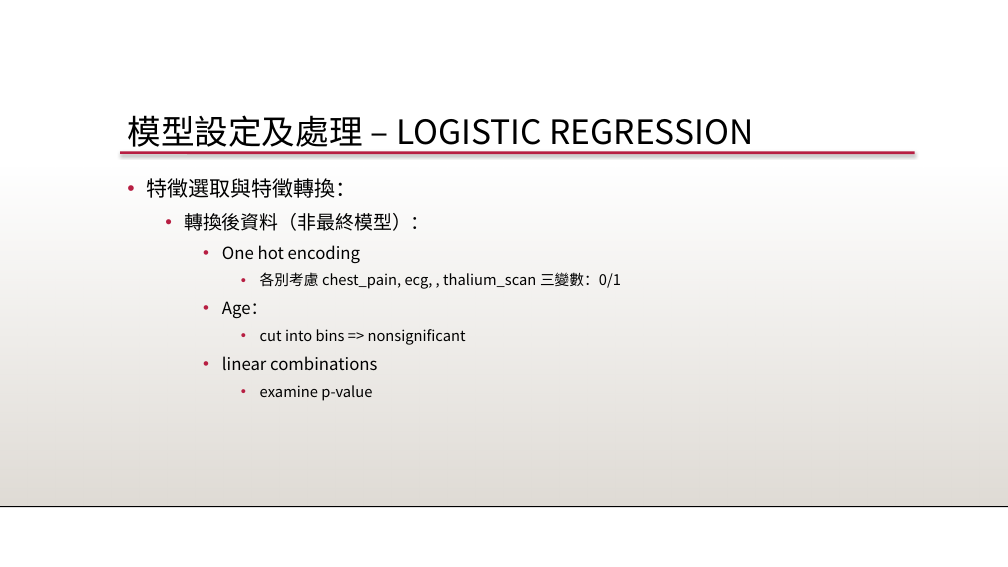
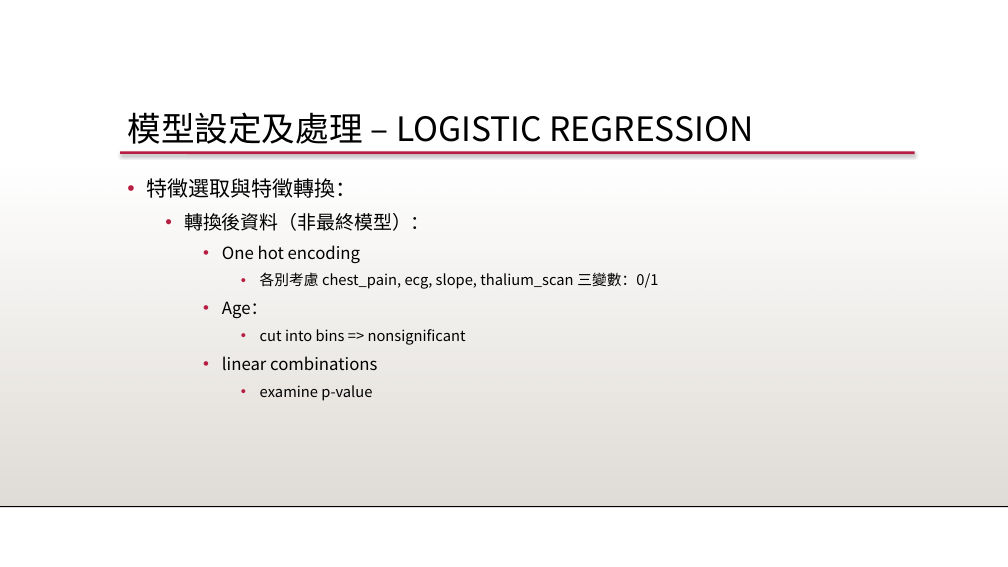
Before and after one commit to 1082-datascience/finalproject-finalproject-1082ds_group3, a slide deck: slide 30 of docs/1082_datascience_FP_3.pptx. Drawn at 1008x567 pixels with LibreOffice and Linux fonts; fonts in the diff are those of the drawing; background and template pictures are left out. Boxes give left, top, right and bottom in pixels: in the first picture for what was removed or moved away, otherwise in the second. Text is boxed around its words. In the diff, an @@ line names an element or a change of style, - is before the commit and + after.

```diff
--- a/docs/1082_datascience_FP_3.pptx
+++ b/docs/1082_datascience_FP_3.pptx
@@ text "模型設定及處理 – LOGISTIC REGRESSION" at bbox=[127, 112, 753, 144]: line spacing 0.9 to 0.8 @@
@@ text at bbox=[260, 272, 658, 289]: text changed @@
-      • 各別考慮 chest_pain, ecg, , thalium_scan 三變數：0/1
+      • 各別考慮 chest_pain, ecg, slope, thalium_scan 三變數：0/1
```
Also in this commit, not shown: 37 other slides changed.
